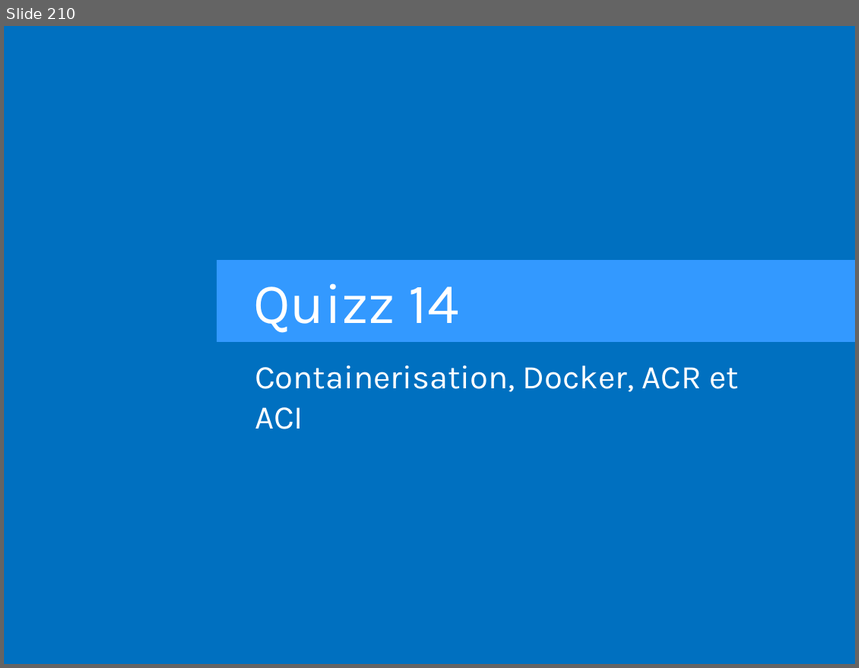
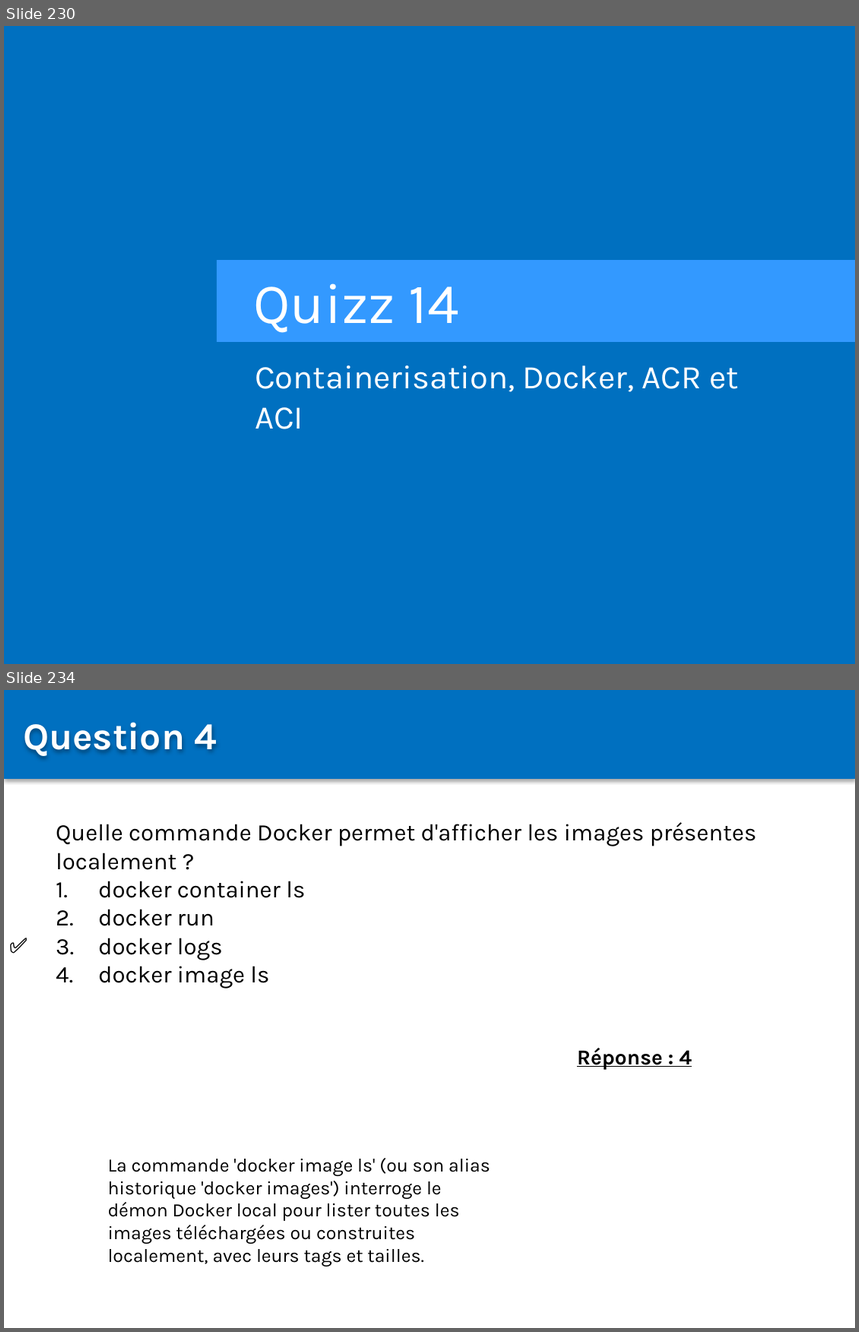
Before and after one commit to Sybaris-Classroom/az-204, a slide deck: Quiz/Quiz.pptx. Shown one above the other, each under a label of ours: slide 210 before the commit, slides 230 and 234 after it; the slides between them are not shown. The pictures are 859x668 and 859x1332 pixels, drawn with LibreOffice and Linux fonts; fonts in the diff are those of the drawing. Boxes give left, top, right and bottom in pixels: in the first picture for what was removed or moved away, otherwise in the second. Text is boxed around its words. In the diff, an @@ line names an element or a change of style, - is before the commit and + after.

```diff
--- a/Quiz/Quiz.pptx
+++ b/Quiz/Quiz.pptx
@@ slide 234 added at [4, 690, 855, 1328], background #FFFFFF @@
@@ rectangle added at [4, 690, 855, 778], fill #0070C0 @@
@@ text added at [23, 722, 218, 758], 32 pt, text #FFFFFF, bold @@
+Question 4
@@ text added at [56, 822, 757, 989], 20 pt, text #000000 @@
+Quelle commande Docker permet d'afficher les images présentes localement ?
+1. docker container ls
+2. docker run
+3. docker logs
+4. docker image ls
@@ text added at [4, 929, 53, 962], 18 pt, text #000000, bold @@
+✅
@@ text added at [577, 1048, 693, 1070], 18 pt, text #000000, bold, underline @@
+Réponse : 4
@@ text added at [108, 1158, 490, 1267], 16 pt, text #000000 @@
+La commande 'docker image ls' (ou son alias historique 'docker images') interroge le démon Docker local pour lister toutes les images téléchargées ou construites localement, avec leurs tags et tailles.
@@ what was slide 210 is now slide 230 @@
```
Also in this commit, not shown: 1 slide changed, 81 other slides added.
